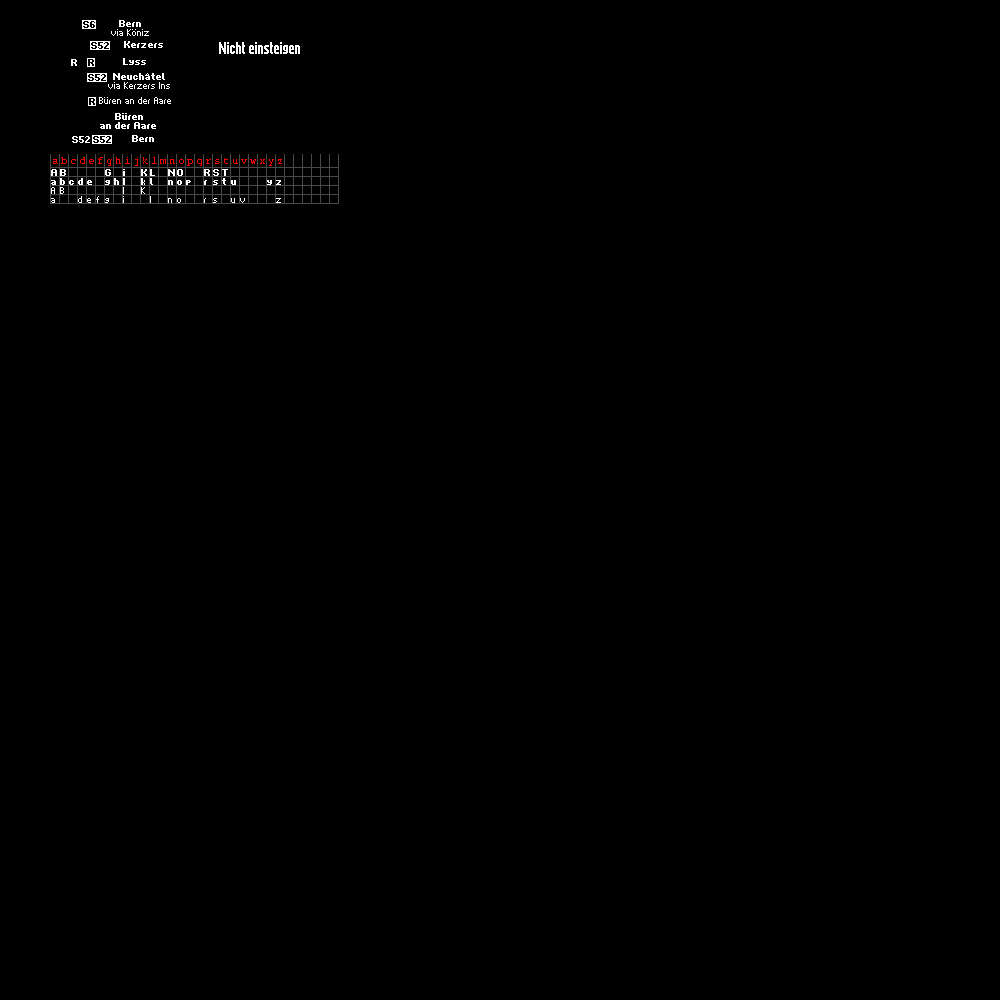
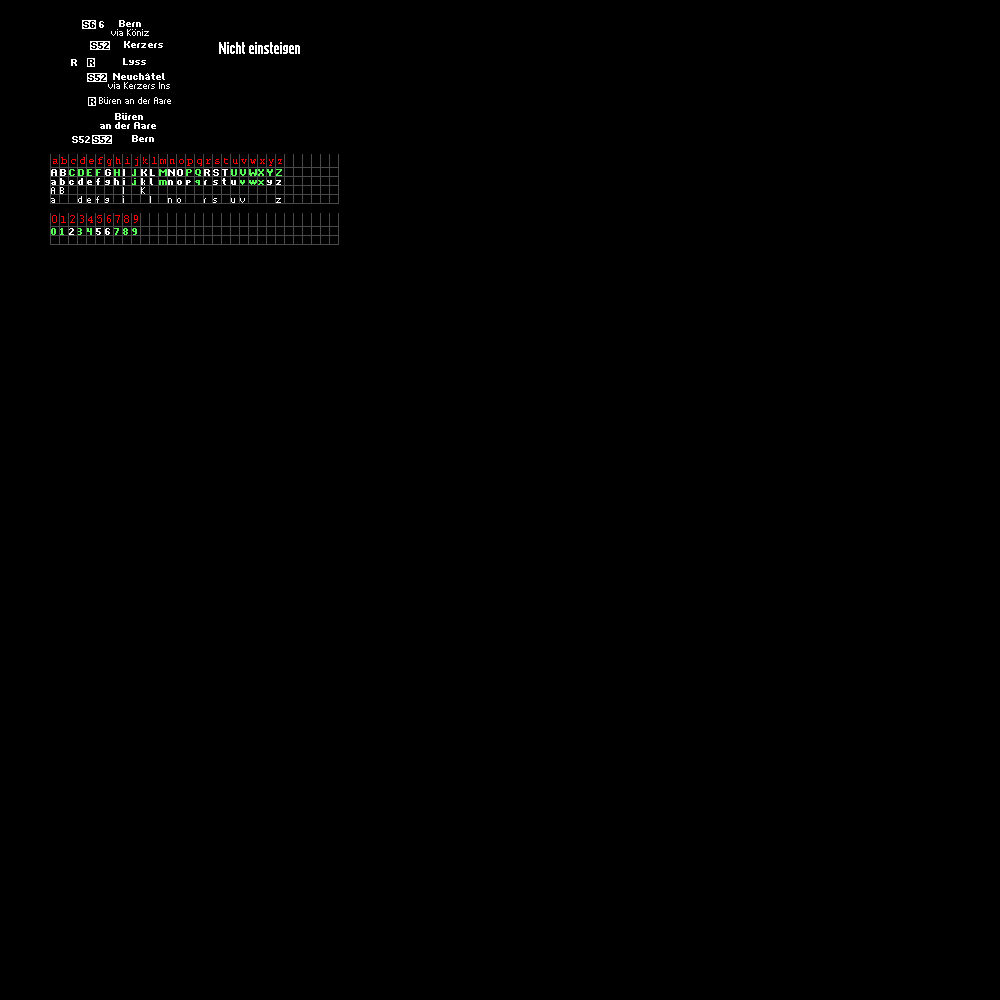
Two versions of the same layered image (1000x1000). Layer-by-layer changes:
painted on "Layer" over [50, 213, 339, 245]
painted on "Background" over [51, 21, 282, 235]
